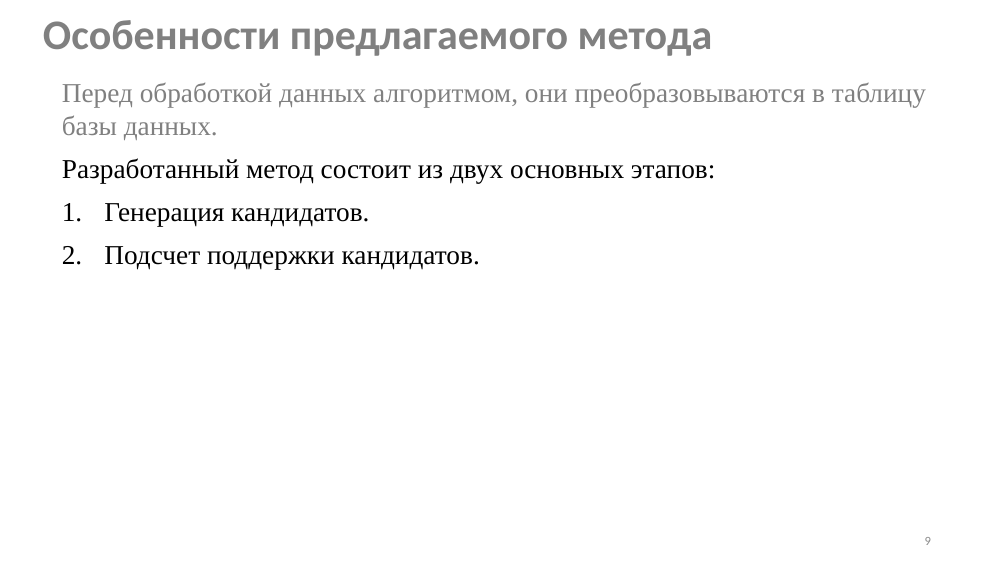
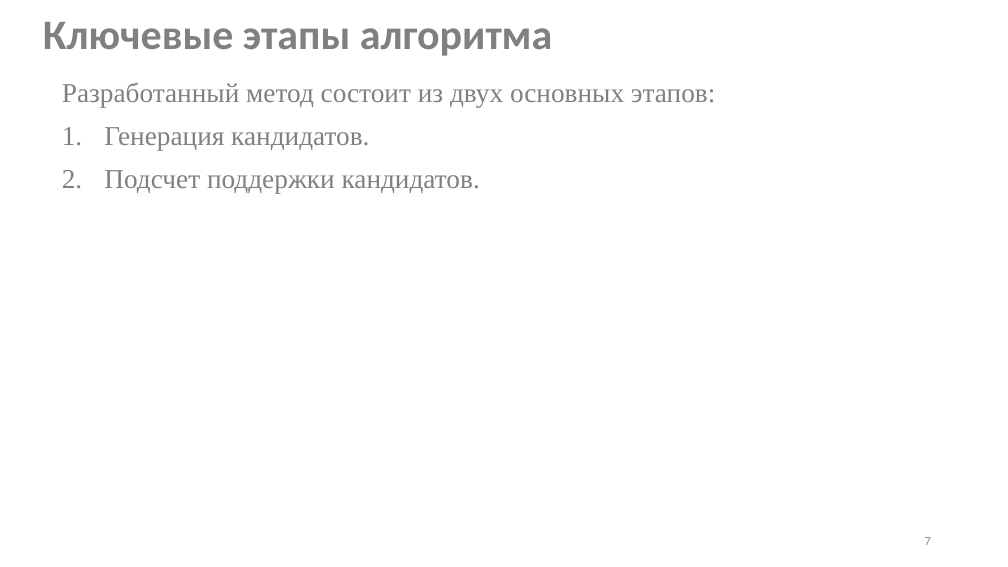
Before and after one commit to Inlucker/8semestr, a slide deck: slide 7 of ВКР/Презентация/ПронинАС_ВКР_презентация.pptx (slide 9 before the commit). Drawn at 1008x567 pixels with LibreOffice and Linux fonts; fonts in the diff are those of the drawing. Boxes give left, top, right and bottom in pixels: in the first picture for what was removed or moved away, otherwise in the second. Text is boxed around its words. In the diff, an @@ line names an element or a change of style, - is before the commit and + after.

```diff
--- a/ВКР/Презентация/ПронинАС_ВКР_презентация.pptx
+++ b/ВКР/Презентация/ПронинАС_ВКР_презентация.pptx
@@ title at (43,22,552,56): text changed @@
-Особенности предлагаемого метода
+Ключевые этапы алгоритма
@@ text "Разработанный метод состоит из двух ..." at (62,82,715,194): text colour #000000 to #808080 @@
@@ text at (62,82,926,140): paragraph removed @@
-Перед обработкой данных алгоритмом, они преобразовываются в таблицу базы данных.
@@ page number at (925,537,931,545): text changed @@
-9
+7
```
Also in this commit, not shown: 1 other slide changed, 2 slides removed, 1 other file.
